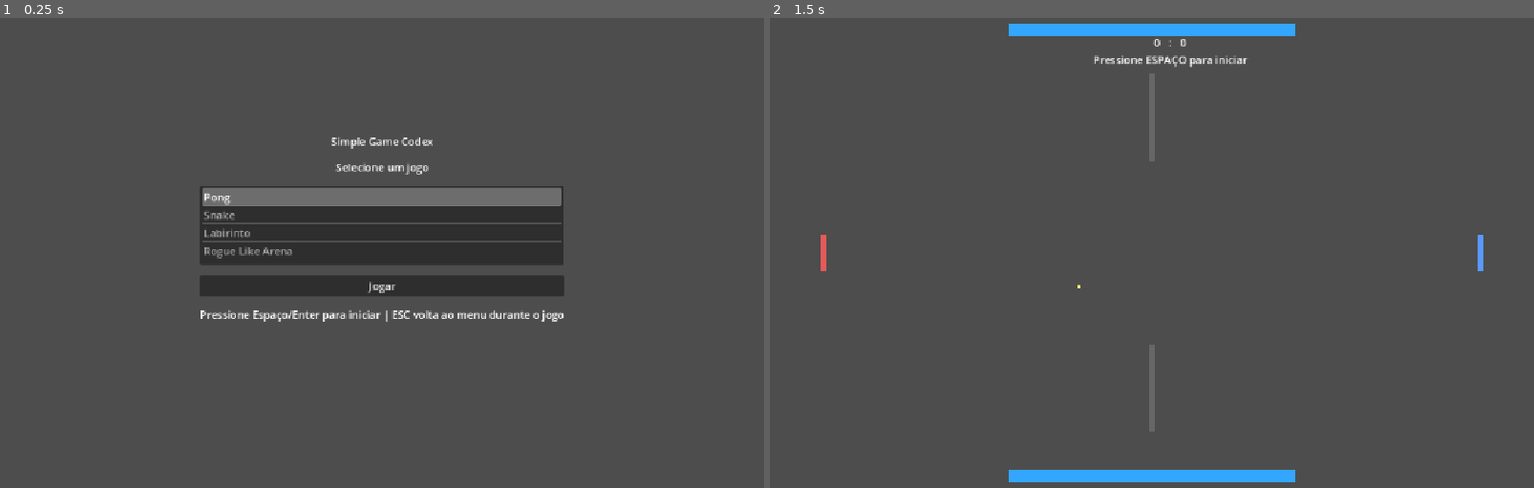
Above: before the commit, frames 1-2 (left to right).
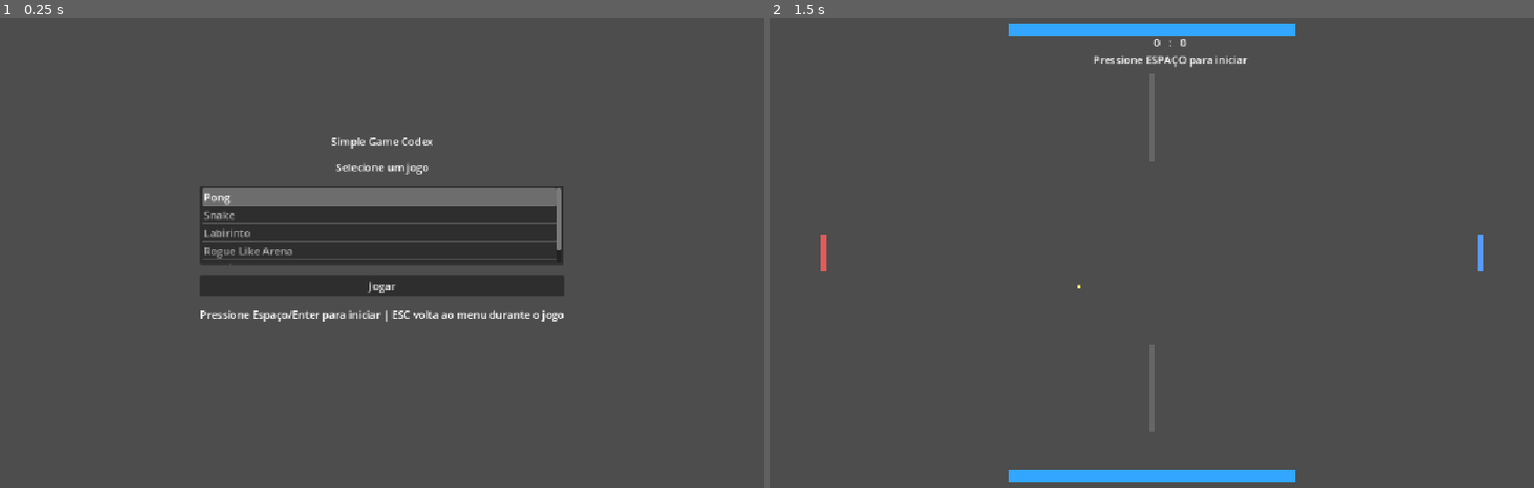
Above: after the commit, the same moments.

Repository: vmagione/Simple-games-prototypes
Game: Godot game, scene res://Scenes/Menu.tscn
Two runs of this game, one before a commit and one after it. Both use one fixed random seed, a clock stepped at 60 frames per second and the inputs below.
Inputs:
- Up to frame 1 (0.25 s): no input
- Up to frame 2 (1.5 s): click "Jogar" at 0.5 s; tap Space at 1.25 s; hold Right (ui_right) from 1.28 s (still down); hold Enter (ui_accept) from 1.28 s (still down)

The runs differ from the first frame. In frame 1, 0.2% of the frame differs, in the area x 26-74%, y 39-52%; in frame 2, nothing differs.

Commit message:
Adiciona quinto jogo Desvio ao menu principal

Diff:
--- /dev/null
+++ b/Scenes/Dodger.tscn
@@ -0,0 +1,24 @@
+[gd_scene load_steps=2 format=3]
+
+[ext_resource type="Script" path="res://Scripts/dodger_game.gd" id="1_dodger"]
+
+[node name="Dodger" type="Node2D"]
+script = ExtResource("1_dodger")
+
+[node name="Walls" type="Node2D" parent="."]
+
+[node name="Obstacles" type="Node2D" parent="."]
+
+[node name="Player" type="Sprite2D" parent="."]
+
+[node name="SpawnTimer" type="Timer" parent="."]
+wait_time = 0.65
+
+[node name="CanvasLayer" type="CanvasLayer" parent="."]
+
+[node name="InfoLabel" type="Label" parent="CanvasLayer"]
+offset_left = 20.0
+offset_top = 14.0
+offset_right = 1140.0
+offset_bottom = 52.0
+text = "Desvio"
--- /dev/null
+++ b/Scripts/dodger_game.gd
@@ -0,0 +1,156 @@
+extends Node2D
+
+const GRID_SIZE := 24
+const GRID_WIDTH := 48
+const GRID_HEIGHT := 30
+const PLAYER_SPEED := 320.0
+const OBSTACLE_MIN_SPEED := 150.0
+const OBSTACLE_MAX_SPEED := 300.0
+
+@onready var player_sprite: Sprite2D = $Player
+@onready var walls_container: Node2D = $Walls
+@onready var obstacles_container: Node2D = $Obstacles
+@onready var spawn_timer: Timer = $SpawnTimer
+@onready var info_label: Label = $CanvasLayer/InfoLabel
+
+var _square_texture: Texture2D
+var _game_over := false
+var _score := 0
+var _score_accumulator := 0.0
+
+func _ready() -> void:
+	_square_texture = preload("res://Assets/Sprites/Square.png")
+	_randomize_seed()
+	_draw_walls()
+	_reset_game()
+	spawn_timer.timeout.connect(_on_spawn_timer_timeout)
+	spawn_timer.start()
+
+func _unhandled_input(event: InputEvent) -> void:
+	if event.is_action_pressed("ui_cancel"):
+		get_tree().change_scene_to_file("res://Scenes/Menu.tscn")
+		return
+
+	if _game_over and event.is_action_pressed("ui_accept"):
+		_reset_game()
+		return
+
+func _process(delta: float) -> void:
+	if _game_over:
+		return
+
+	_move_player(delta)
+	_move_obstacles(delta)
+	_check_collisions()
+	_update_score(delta)
+	_cleanup_offscreen_obstacles()
+	_update_label()
+
+func _move_player(delta: float) -> void:
+	var direction := Vector2.ZERO
+	if Input.is_action_pressed("ui_left"):
+		direction.x -= 1
+	if Input.is_action_pressed("ui_right"):
+		direction.x += 1
+	if Input.is_action_pressed("ui_up"):
+		direction.y -= 1
+	if Input.is_action_pressed("ui_down"):
+		direction.y += 1
+
+	if direction != Vector2.ZERO:
+		direction = direction.normalized()
+
+	player_sprite.position += direction * PLAYER_SPEED * delta
+	player_sprite.position.x = clamp(player_sprite.position.x, GRID_SIZE * 1.5, GRID_SIZE * (GRID_WIDTH - 1.5))
+	player_sprite.position.y = clamp(player_sprite.position.y, GRID_SIZE * 1.5, GRID_SIZE * (GRID_HEIGHT - 1.5))
+
+func _move_obstacles(delta: float) -> void:
+	for obstacle in obstacles_container.get_children():
+		var velocity: Vector2 = obstacle.get_meta("velocity")
+		obstacle.position += velocity * delta
+
+func _check_collisions() -> void:
+	for obstacle in obstacles_container.get_children():
+		if obstacle.position.distance_to(player_sprite.position) <= GRID_SIZE * 0.7:
+			_set_game_over()
+			return
+
+func _update_score(delta: float) -> void:
+	_score_accumulator += delta
+	while _score_accumulator >= 0.35:
+		_score += 1
+		_score_accumulator -= 0.35
+
+func _cleanup_offscreen_obstacles() -> void:
+	for obstacle in obstacles_container.get_children():
+		if obstacle.position.y > GRID_SIZE * (GRID_HEIGHT + 1):
+			obstacle.queue_free()
+
+func _on_spawn_timer_timeout() -> void:
+	if _game_over:
+		return
+
+	var obstacle := Sprite2D.new()
+	obstacle.texture = _square_texture
+	obstacle.modulate = Color(0.95, 0.35, 0.35, 1.0)
+	obstacle.scale = Vector2(0.75, 0.75)
+	obstacle.position = Vector2(
+		randi_range(GRID_SIZE * 2, GRID_SIZE * (GRID_WIDTH - 2)),
+		GRID_SIZE
+	)
+	var speed := randf_range(OBSTACLE_MIN_SPEED, OBSTACLE_MAX_SPEED)
+	obstacle.set_meta("velocity", Vector2(0, speed))
+	obstacles_container.add_child(obstacle)
+
+	spawn_timer.wait_time = max(0.22, spawn_timer.wait_time - 0.005)
+
+func _draw_walls() -> void:
+	for child in walls_container.get_children():
+		child.queue_free()
+
+	for x in GRID_WIDTH:
+		_add_square(walls_container, Vector2i(x, 0), Color(0.25, 0.35, 0.85, 1.0), Vector2(1.0, 1.0))
+		_add_square(walls_container, Vector2i(x, GRID_HEIGHT - 1), Color(0.25, 0.35, 0.85, 1.0), Vector2(1.0, 1.0))
+
+	for y in GRID_HEIGHT:
+		_add_square(walls_container, Vector2i(0, y), Color(0.25, 0.35, 0.85, 1.0), Vector2(1.0, 1.0))
+		_add_square(walls_container, Vector2i(GRID_WIDTH - 1, y), Color(0.25, 0.35, 0.85, 1.0), Vector2(1.0, 1.0))
+
+func _reset_game() -> void:
+	_game_over = false
+	_score = 0
+	_score_accumulator = 0.0
+	spawn_timer.wait_time = 0.65
+
+	for obstacle in obstacles_container.get_children():
+		obstacle.queue_free()
+
+	player_sprite.texture = _square_texture
+	player_sprite.modulate = Color(0.2, 0.95, 0.3, 1.0)
+	player_sprite.scale = Vector2(0.8, 0.8)
+	player_sprite.position = Vector2(GRID_SIZE * GRID_WIDTH * 0.5, GRID_SIZE * (GRID_HEIGHT - 3))
+
+	spawn_timer.start()
+	_update_label()
+
+func _set_game_over() -> void:
+	_game_over = true
+	spawn_timer.stop()
+	_update_label()
+
+func _add_square(parent: Node2D, cell: Vector2i, color: Color, scale_size: Vector2) -> void:
+	var sprite := Sprite2D.new()
+	sprite.texture = _square_texture
+	sprite.modulate = color
+	sprite.scale = scale_size
+	sprite.position = Vector2(cell * GRID_SIZE) + Vector2(GRID_SIZE / 2, GRID_SIZE / 2)
+	parent.add_child(sprite)
+
+func _update_label() -> void:
+	if _game_over:
+		info_label.text = "Desvio | Pontos: %d | Fim de jogo! Enter reinicia | ESC menu" % _score
+	else:
+		info_label.text = "Desvio | Pontos: %d | Use setas para mover | ESC menu" % _score
+
+func _randomize_seed() -> void:
+	seed(Time.get_unix_time_from_system())
--- a/Scripts/menu.gd
+++ b/Scripts/menu.gd
@@ -6,7 +6,8 @@
 	{"name": "Pong", "scene": "res://Scenes/Main.tscn"},
 	{"name": "Snake", "scene": "res://Scenes/Snake.tscn"},
 	{"name": "Labirinto", "scene": "res://Scenes/Maze.tscn"},
-	{"name": "Rogue Like Arena", "scene": "res://Scenes/RogueLike.tscn"}
+	{"name": "Rogue Like Arena", "scene": "res://Scenes/RogueLike.tscn"},
+	{"name": "Desvio", "scene": "res://Scenes/Dodger.tscn"}
 ]
 
 func _ready() -> void:
